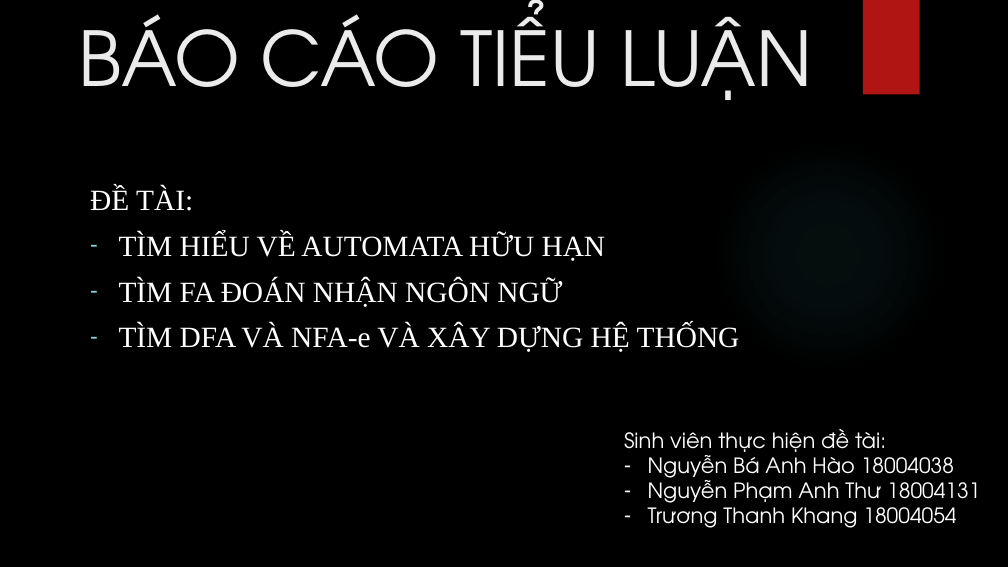
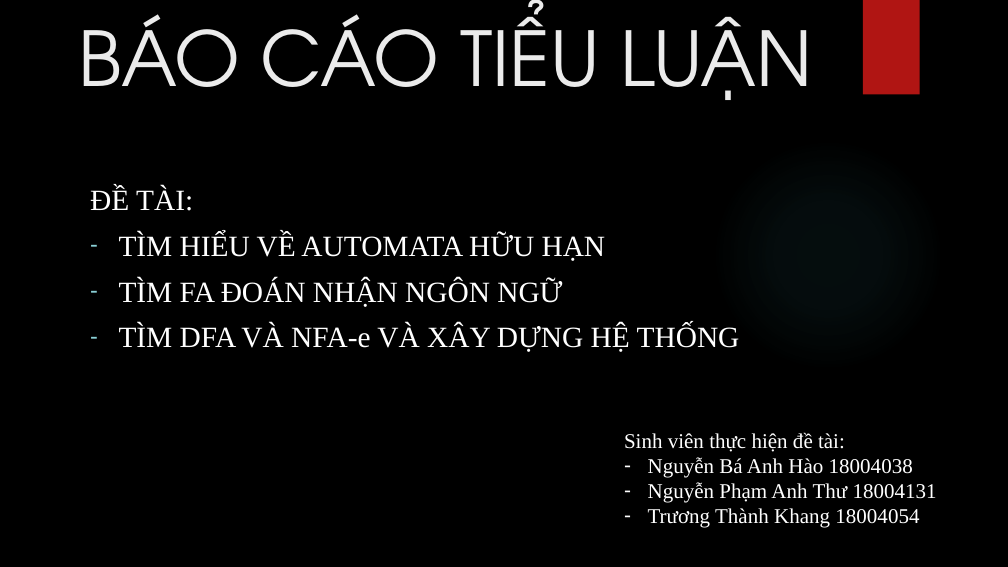
Before and after one commit to bahao113/TieuLuanNNHTvaTinhToan, a slide deck: slide 1 of bao cao.pptx. Drawn at 1008x567 pixels with LibreOffice and Linux fonts; fonts in the diff are those of the drawing; background and template pictures are left out. Boxes give left, top, right and bottom in pixels: in the first picture for what was removed or moved away, otherwise in the second. Text is boxed around its words. In the diff, an @@ line names an element or a change of style, - is before the commit and + after.

```diff
--- a/bao cao.pptx
+++ b/bao cao.pptx
@@ text at (624, 432, 937, 503): font TeX Gyre Adventor to Times New Roman in "Sinh viên thực hiện đề tài:", "Nguyễn Bá Anh Hào 18004038", "Nguyễn Phạm Anh Thư 18004131" @@
@@ text at (648, 508, 919, 528): text changed; font TeX Gyre Adventor to Times New Roman @@
-– Trương Thanh Khang 18004054
+– Trương Thành Khang 18004054
```
Also in this commit, not shown: 1 other file.
